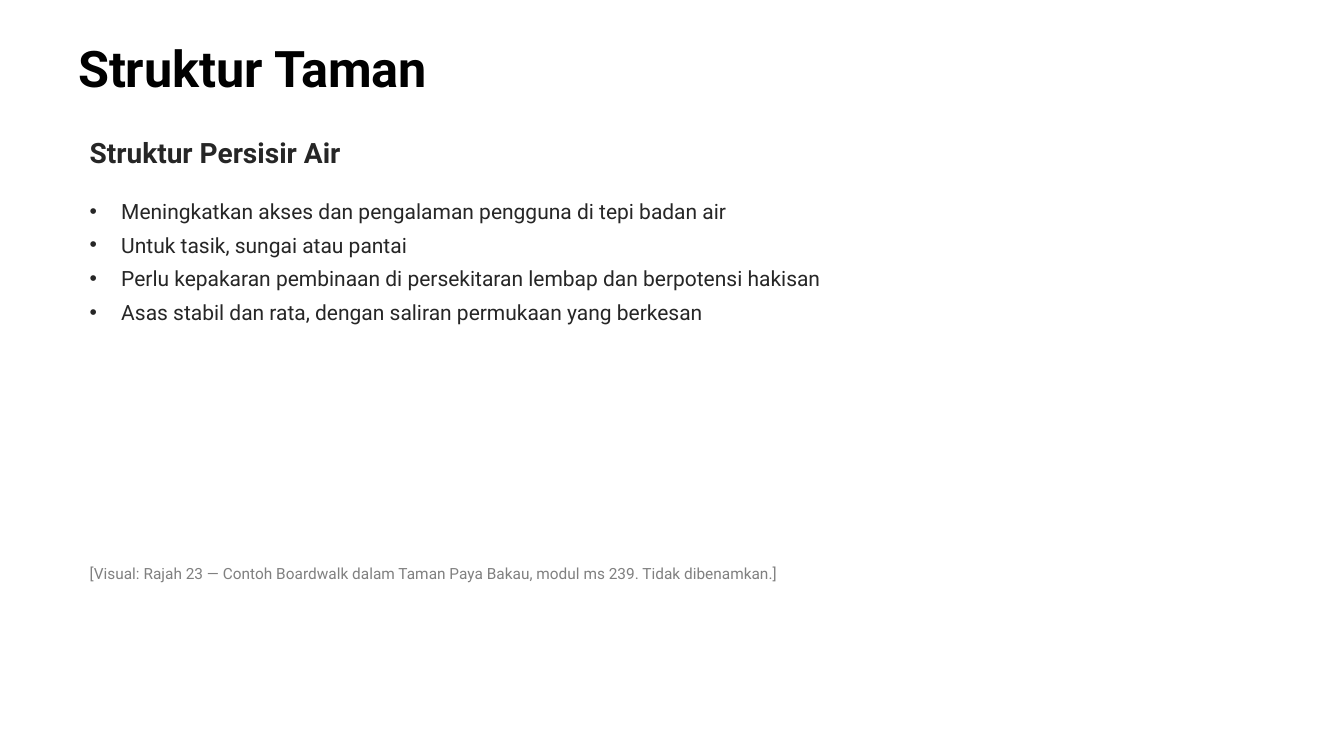
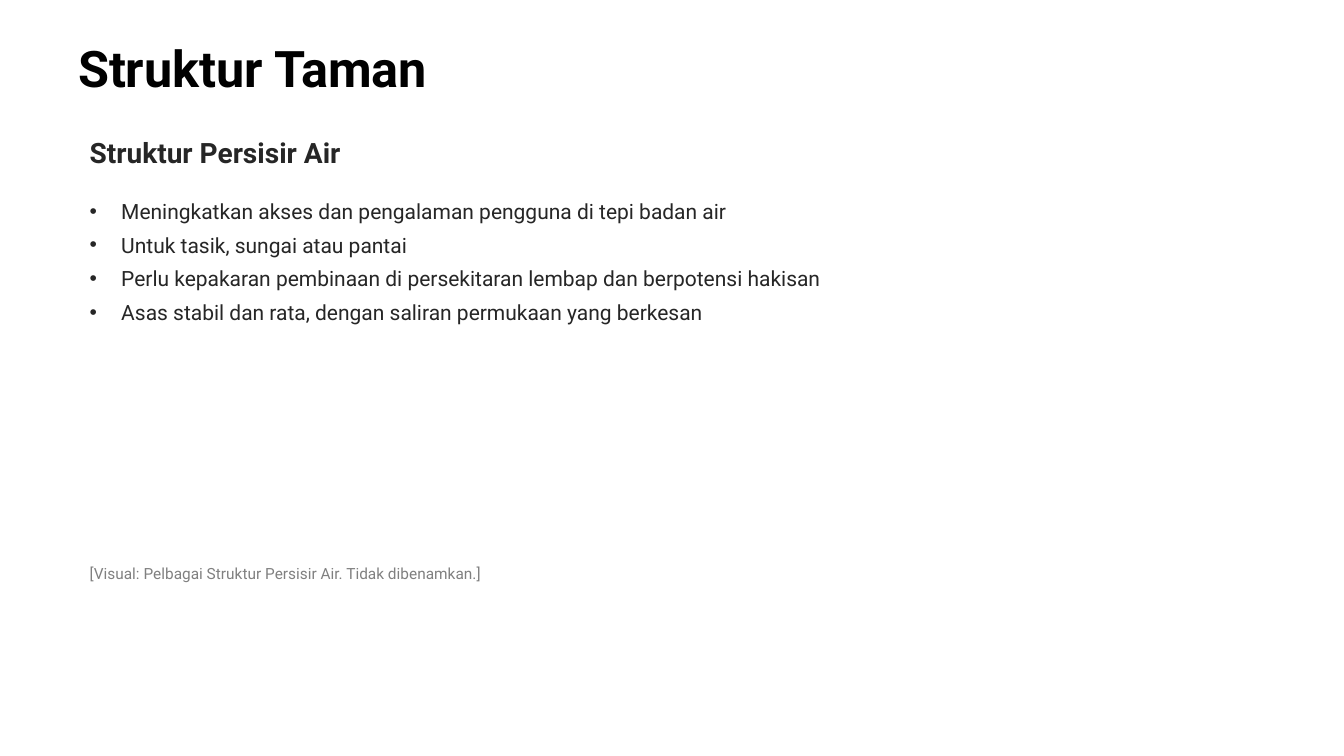
Before and after one commit to fidos777/slide-interaction-layer, a slide deck: slide 5 of reviews/source-completion/K5PL06T03B02_v0_4_THREE_FAMILY_PROOF.pptx. Drawn at 1344x756 pixels with LibreOffice and Linux fonts; fonts in the diff are those of the drawing. Boxes give left, top, right and bottom in pixels: in the first picture for what was removed or moved away, otherwise in the second. Text is boxed around its words. In the diff, an @@ line names an element or a change of style, - is before the commit and + after.

```diff
--- a/reviews/source-completion/K5PL06T03B02_v0_4_THREE_FAMILY_PROOF.pptx
+++ b/reviews/source-completion/K5PL06T03B02_v0_4_THREE_FAMILY_PROOF.pptx
@@ text at box(90, 566, 481, 582): text changed @@
-[Visual: Rajah 23 — Contoh Boardwalk dalam Taman Paya Bakau, modul ms 239. Tidak dibenamkan.]
+[Visual: Pelbagai Struktur Persisir Air. Tidak dibenamkan.]
```
Also in this commit, not shown: 26 other slides changed, 1 other file.
